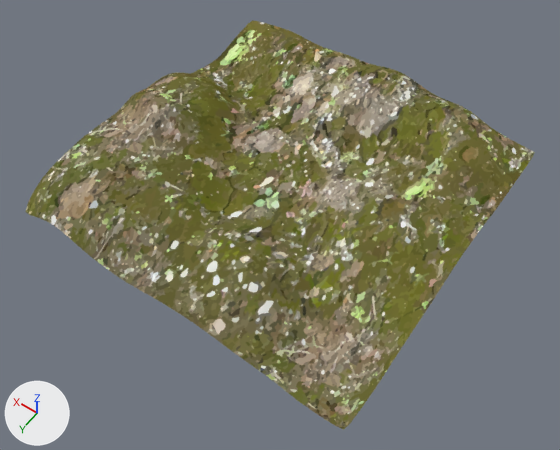
Two versions of the Blender file 00-filestructure/01-Models/SD-Waldboden.blend, one commit apart.
Both versions are drawn from a 50 mm camera at (-12.4, 18.1, 25.1) aimed at (-0.7, 1.7, -0.7). Lighting does not change. The marker at lower left points along +X, +Y and +Z.

Before the edit, the objects in view are built like this:
```python
mat_material_001 = diffuse_material('Material.001')
mat_material_001.texture = img_sd_ground_png
me_plane = bpy.data.meshes.new('Plane')
me_plane.from_pydata(...)  # 1089 vertices, 1024 faces; spans x -0.98..0.98, y -0.98..0.98, z -0.11..0.27
me_plane.polygons.foreach_set('use_smooth', [True] * 1024)
me_plane.materials.append(mat_material_001)  # picture img_sd_ground_png
ob_plane = bpy.data.objects.new('Plane', me_plane)
ob_plane.location = (0.0, 0.0, 0.0)
ob_plane.scale = (7.99, 7.99, 7.99)
```
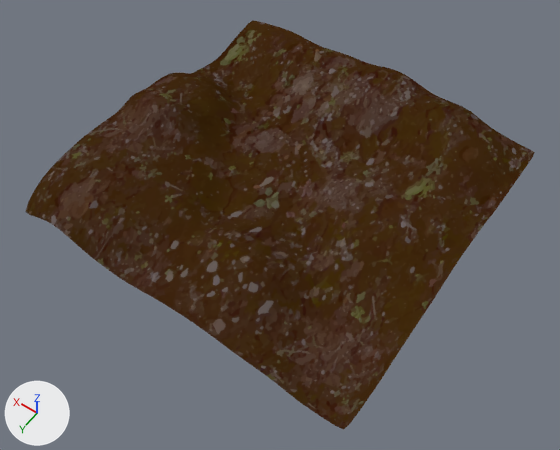
Commit message: Beleuchtung in Scene verändert und Waldboden und Frosch entsprechend angepasst

What changed in the scene script:
```text
Change mat_material_001:
    where n1 = _N.new('ShaderNodeBsdfDiffuse'); n1.name = 'Diffuse BSDF'
    where n0 = _N.new('ShaderNodeOutputMaterial'); n0.name = 'Material Output'
    remove _L.new(n1.outputs[0], n0.inputs[0])  # 'BSDF' to 'Surface'
    add n3 = _N.new('ShaderNodeMixShader'); n3.name = 'Mix Shader'
    add n3.inputs[0].default_value = 0.873  # 'Factor'
    add n4 = _N.new('ShaderNodeBsdfDiffuse'); n4.name = 'Diffuse BSDF.001'
    add n4.inputs[0].default_value = (0.0353, 0.00304, 0.0, 1.0)  # 'Color', dark red #350a00
    add _L.new(n1.outputs[0], n3.inputs[1])  # 'BSDF' to 'Shader'
    add _L.new(n3.outputs[0], n0.inputs[0])  # 'Shader' to 'Surface'
    add _L.new(n4.outputs[0], n3.inputs[2])  # 'BSDF' to 'Shader'
```

Boxes [x1, y1, x2, y2] around the edits, measured in the pictures (560 x 450 px):
'Plane', recoloured
    both: [25, 20, 535, 429]
